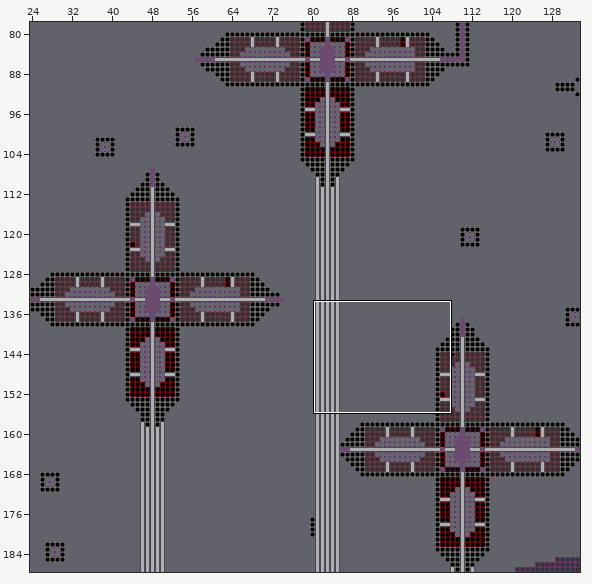
Tiled map: core/assets/level3.tmx. The first picture is a wide view before the edit; the outline marks the close-up.
Close-up. Old version:
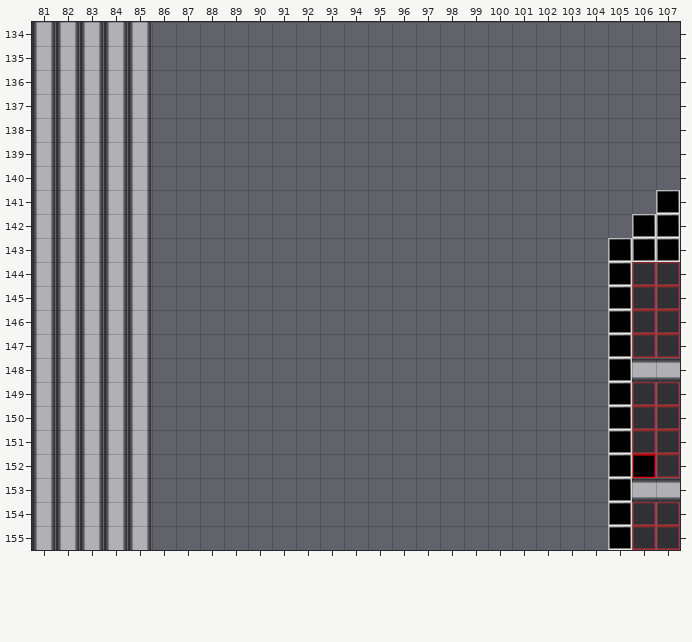
Cells are 32x32 px. Shown: x 81..107, y 134..155. The commit also changed other parts of the map, which this record leaves out.
New version:
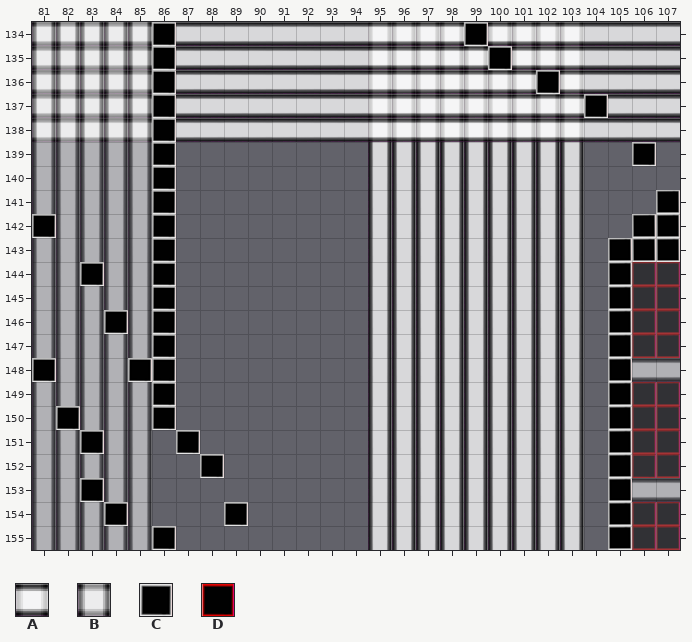
Key: from "cubes": A 1, B 1 turned 270, C 2, D 3.
_ is an empty cell, . an unchanged one.
Tiles of an added or newly shown layer are drawn over the layers below it.
See-through tiles are keyed as they look on the map.
Diff:
--- layer "Tile Layer 7" (added)
@@ x 95..103 @@
-134 ____.____
-135 _____.___
-136 _______._
-137 _________
-138 _________
-139 _________
-140 _________
-141 _________
-142 _________
-143 _________
-144 _________
-145 _________
-146 _________
-147 _________
-148 _________
-149 _________
-150 _________
-151 _________
-152 _________
-153 _________
-154 _________
-155 _________
+134 AAAA.AAAA
+135 AAAAA.AAA
+136 AAAAAAA.A
+137 AAAAAAAAA
+138 AAAAAAAAA
+139 AAAAAAAAA
+140 AAAAAAAAA
+141 AAAAAAAAA
+142 AAAAAAAAA
+143 AAAAAAAAA
+144 AAAAAAAAA
+145 AAAAAAAAA
+146 AAAAAAAAA
+147 AAAAAAAAA
+148 AAAAAAAAA
+149 AAAAAAAAA
+150 AAAAAAAAA
+151 AAAAAAAAA
+152 AAAAAAAAA
+153 AAAAAAAAA
+154 AAAAAAAAA
+155 AAAAAAAAA
--- layer "Tile Layer 6" (added)
@@ x 81..107 @@
-134 _____.____________.________
-135 _____._____________._______
-136 _____._______________._____
-137 _____._________________.___
-138 _____._____________________
+134 BBBBB.BBBBBBBBBBBB.BBBBBBBB
+135 BBBBB.BBBBBBBBBBBBB.BBBBBBB
+136 BBBBB.BBBBBBBBBBBBBBB.BBBBB
+137 BBBBB.BBBBBBBBBBBBBBBBB.BBB
+138 BBBBB.BBBBBBBBBBBBBBBBBBBBB
--- layer "object"
@@ x 81..106 @@
-134 ....._............_.......
-135 ....._............._......
-136 ....._..............._....
-137 ....._................._..
-138 ....._....................
-139 ....._..................._
-140 ....._....................
-141 ....._....................
-142 _...._....................
-143 ....._....................
-144 .._.._....................
-145 ....._....................
-146 ..._._....................
-147 ....._....................
-148 _...__....................
-149 ....._....................
-150 ._..._....................
-151 .._..._...................
-152 ......._.................D
-153 .._.......................
-154 ..._...._.................
-155 ....._....................
+134 .....C............C.......
+135 .....C.............C......
+136 .....C...............C....
+137 .....C.................C..
+138 .....C....................
+139 .....C...................C
+140 .....C....................
+141 .....C....................
+142 C....C....................
+143 .....C....................
+144 ..C..C....................
+145 .....C....................
+146 ...C.C....................
+147 .....C....................
+148 C...CC....................
+149 .....C....................
+150 .C...C....................
+151 ..C...C...................
+152 .......C................._
+153 ..C.......................
+154 ...C....C.................
+155 .....C....................
